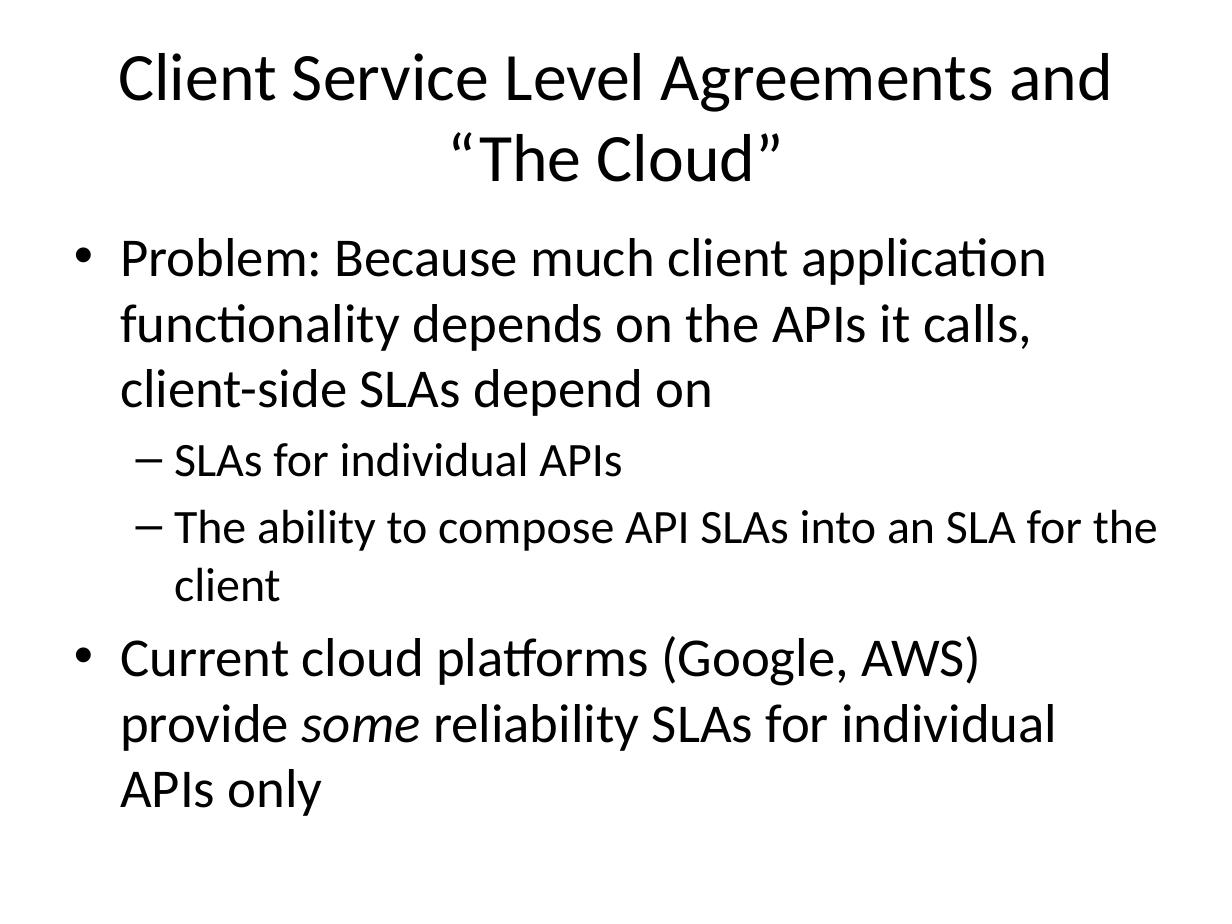
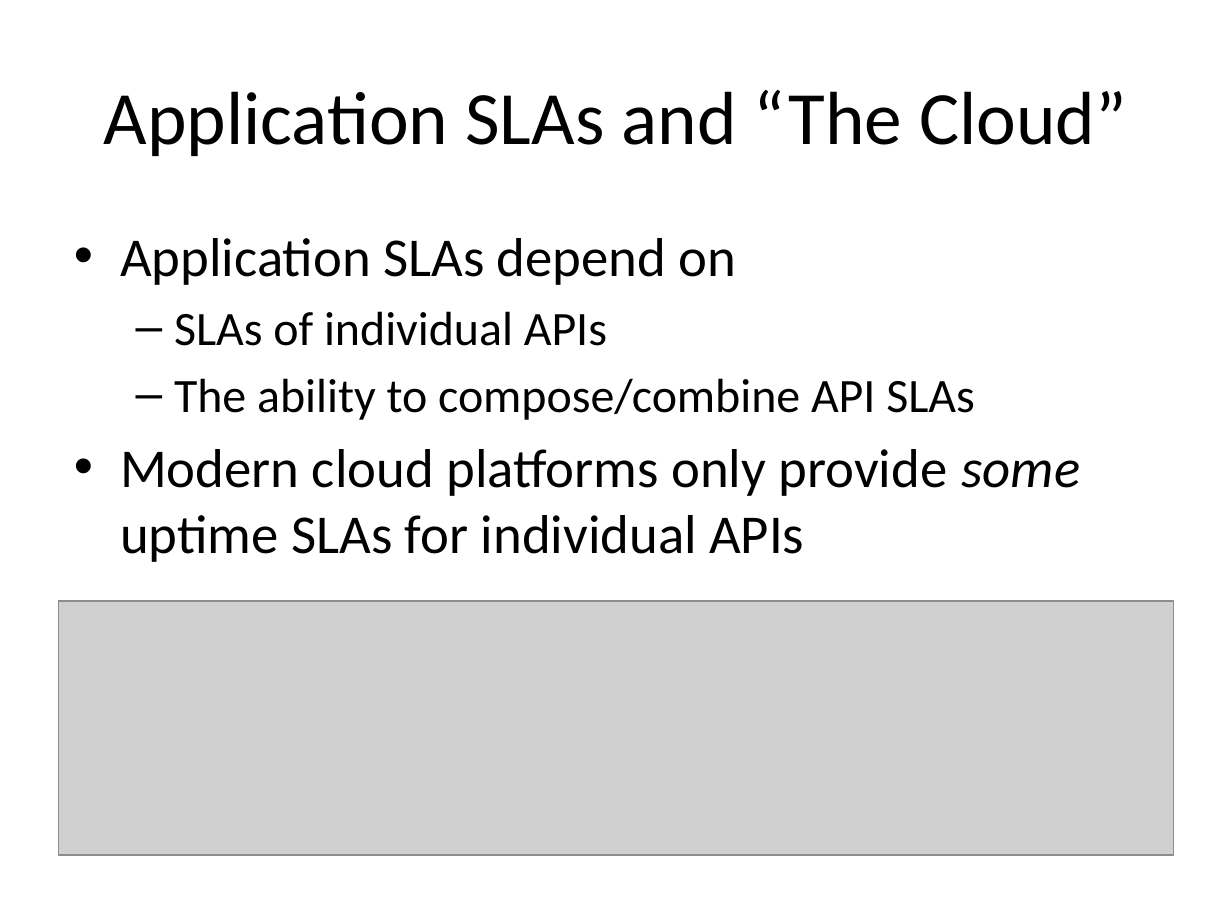
Before and after one commit to Dithn/eager-appscale, a slide deck: slide 5 of Eager/paper/socc15/cerebro_socc_presentation-v2.pptx. Drawn at 1232x924 pixels with LibreOffice and Linux fonts; fonts in the diff are those of the drawing; grey boxes stand for pictures. Boxes give left, top, right and bottom in pixels: in the first picture for what was removed or moved away, otherwise in the second. Text is boxed around its words. In the diff, an @@ line names an element or a change of style, - is before the commit and + after.

```diff
--- a/Eager/paper/socc15/cerebro_socc_presentation-v2.pptx
+++ b/Eager/paper/socc15/cerebro_socc_presentation-v2.pptx
@@ title at (104,90,1127,156): text changed; size 39.6 to 44 pt @@
-Client Service Level Agreements and “The Cloud”
+Application SLAs and “The Cloud”
@@ text at (120,238,1080,562): text changed @@
-• Problem: Because much client application functionality depends on the APIs it calls, client-side SLAs depend on
-  – SLAs for individual APIs
-  – The ability to compose API SLAs into an SLA for the client
-• Current cloud platforms (Google, AWS) provide some reliability SLAs for individual APIs only
+• Application SLAs depend on
+  – SLAs of individual APIs
+  – The ability to compose/combine API SLAs
+• Modern cloud platforms only provide some uptime SLAs for individual APIs
@@ picture added at (59,601,1174,855) @@
```
Also in this commit, not shown: 8 other slides changed, 2 other files.
